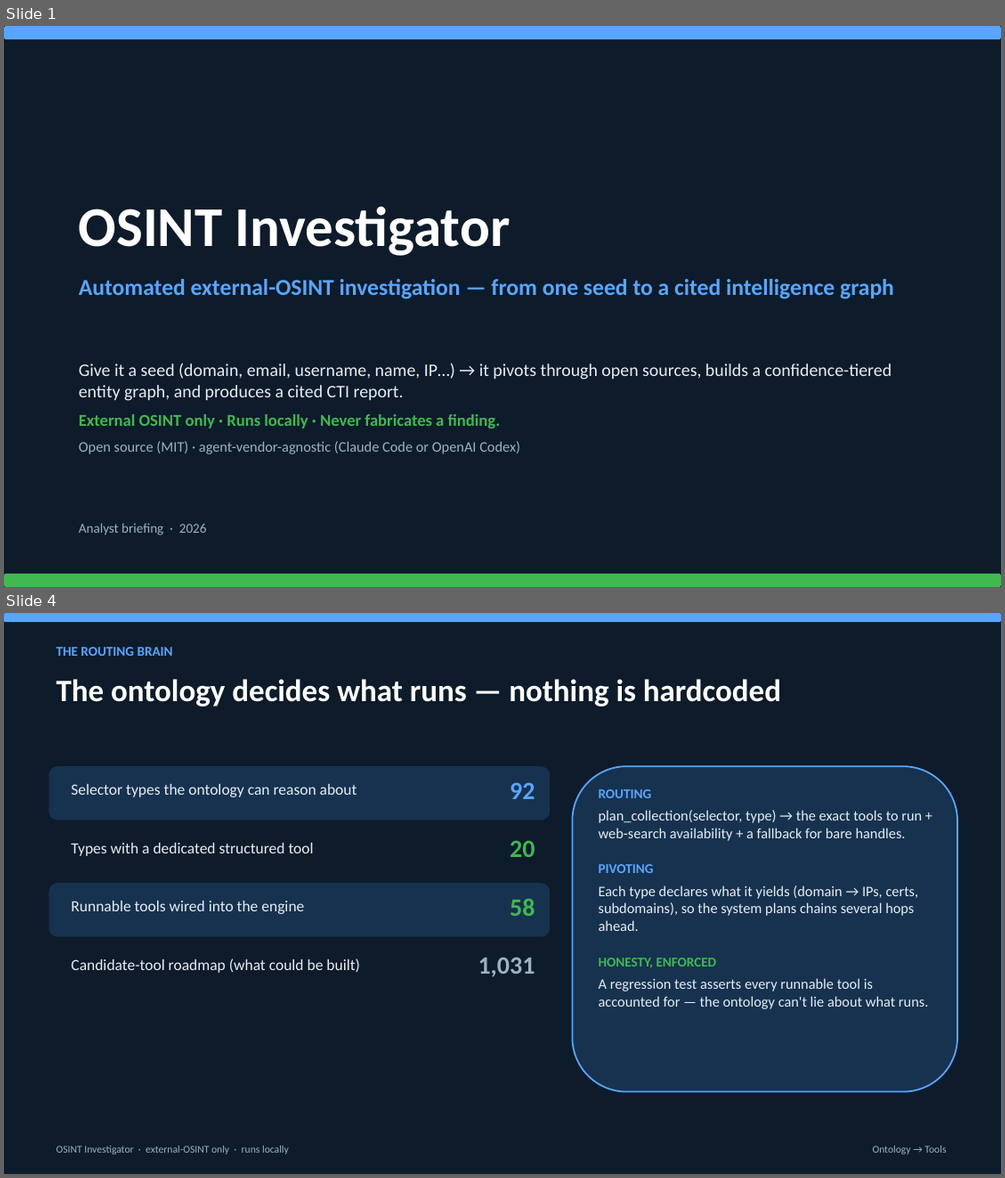
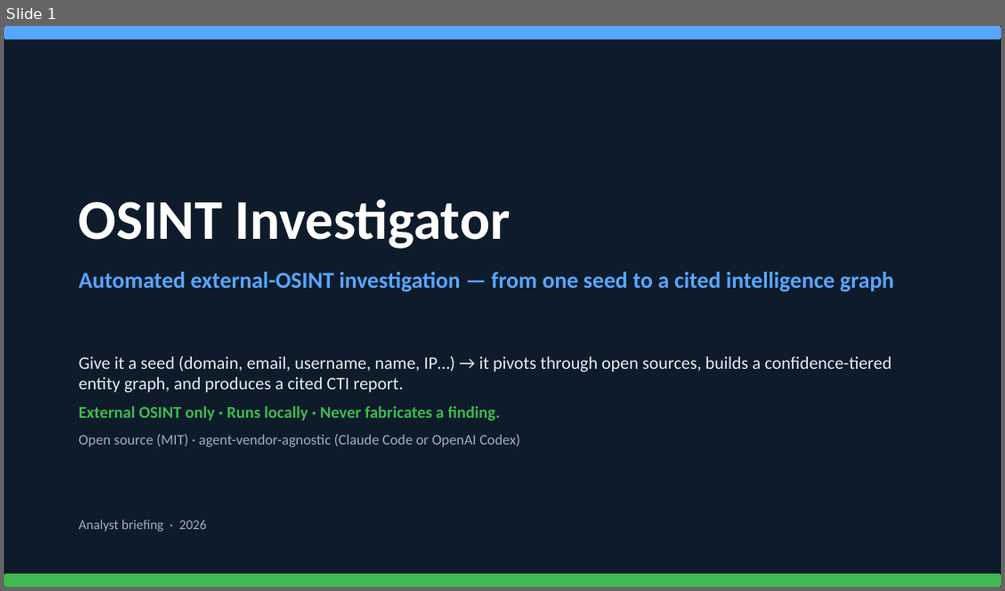
Before and after one commit to cis379/osint-investigator-v3, a slide deck: deck/osint-brief.pptx. Shown one above the other, each under a label of ours: slides 1 and 4 before the commit, slide 1 after it; the slides between them are not shown. The pictures are 1005x1178 and 1005x591 pixels, drawn with LibreOffice and Linux fonts; fonts in the diff are those of the drawing. Boxes give left, top, right and bottom in pixels: in the first picture for what was removed or moved away, otherwise in the second. Text is boxed around its words. In the diff, an @@ line names an element or a change of style, - is before the commit and + after.

```diff
--- a/deck/osint-brief.pptx
+++ b/deck/osint-brief.pptx
@@ slide 4 removed at [4,613,1001,1174], background #FFFFFF @@
@@ rectangle removed at [4,613,1001,1174] @@
@@ rounded rectangle removed at [4,613,1001,622] @@
@@ text removed at [57,647,173,656] @@
-THE ROUTING BRAIN
@@ text removed at [57,679,781,706] @@
-The ontology decides what runs — nothing is hardcoded
@@ rounded rectangle removed at [48,766,550,820] @@
@@ rounded rectangle removed at [573,766,957,1092] @@
@@ text removed at [71,784,357,797] @@
-Selector types the ontology can reason about
@@ text removed at [510,782,534,799] @@
-92
@@ text removed at [599,789,928,1009] @@
-ROUTING
-plan_collection(selector, type) → the exact tools to run + web-search availability + a fallback for bare handles.
-PIVOTING
-Each type declares what it yields (domain → IPs, certs, subdomains), so the system plans chains several hops ahead.
-HONESTY, ENFORCED
-A regression test asserts every runnable tool is accounted for — the ontology can't lie about what runs.
@@ rounded rectangle removed at [48,825,550,878] @@
@@ text removed at [71,843,314,856] @@
-Types with a dedicated structured tool
@@ text removed at [510,840,534,857] @@
-20
@@ rounded rectangle removed at [48,883,550,937] @@
@@ text removed at [71,900,304,914] @@
-Runnable tools wired into the engine
@@ text removed at [510,898,534,916] @@
-58
@@ rounded rectangle removed at [48,941,550,995] @@
@@ text removed at [71,958,360,973] @@
-Candidate-tool roadmap (what could be built)
@@ text removed at [478,957,535,977] @@
-1,031
@@ text removed at [57,1145,289,1154] @@
-OSINT Investigator · external-OSINT only · runs locally
@@ text removed at [873,1145,946,1154] @@
-Ontology → Tools
@@ slide 1 changed as well @@
@@ 3 texts: place and size @@
-3 texts at [79,206,894,454]
+3 texts at [79,199,894,447]
@@ text "Analyst briefing · 2026": place and size @@
-text "Analyst briefing · 2026" at [79,523,207,535]
+text "Analyst briefing · 2026" at [79,519,207,532]
```
Also in this commit, not shown: 8 other slides changed, 4 slides added, 6 other files.
